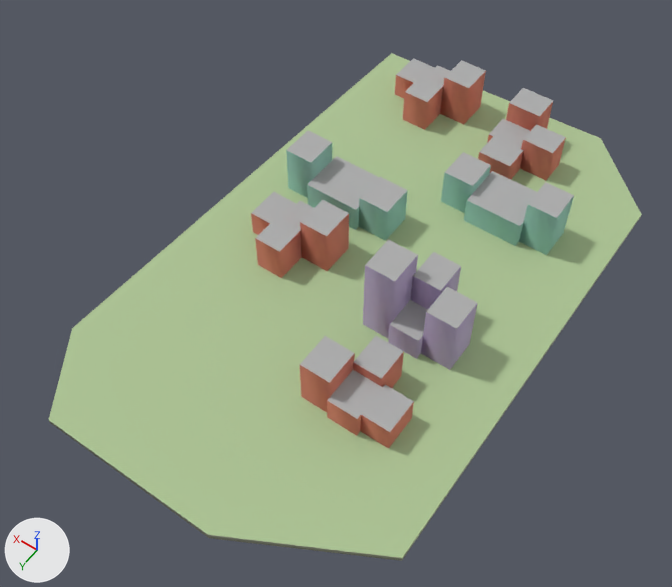
What one commit did to the glTF model godot_project/remake/sky/islands/SKY-057.lod2.glb.
One viewpoint serves both versions: a 50 mm camera at (-84.5, 135.9, 193.7) aimed at (6.7, 8.2, -7.0). Arrows for +X, +Y and +Z are at lower left; the lights stay in place. The older version comes first.

Script lines for the objects in view, before the commit:
```python
me_buildings = bpy.data.meshes.new('buildings')
me_buildings.from_pydata(...)  # 206 vertices, 260 faces; spans x -35.4..37.2, y -74.7..44.4, z -0.5..23.7
me_buildings.materials.append(mat_sky_lod_bldg)
me_deck = bpy.data.meshes.new('deck')
me_deck.from_pydata(...)  # 8 vertices, 7 faces; spans x -50.0..52.0, y -82.0..84.0, z 0.0
me_deck.materials.append(mat_sky_deck)
me_rock = bpy.data.meshes.new('rock')
me_rock.from_pydata(...)  # 23 vertices, 37 faces; spans x -50.0..52.0, y -82.0..84.0, z -33.0..0.0
me_rock.materials.append(mat_sky_rock)
ob_buildings = bpy.data.objects.new('buildings', me_buildings)
ob_buildings.location = (0.0, 0.0, 0.0)
ob_deck = bpy.data.objects.new('deck', me_deck)
ob_deck.location = (0.0, 0.0, 0.0)
ob_rock = bpy.data.objects.new('rock', me_rock)
ob_rock.location = (0.0, 0.0, 0.0)
```
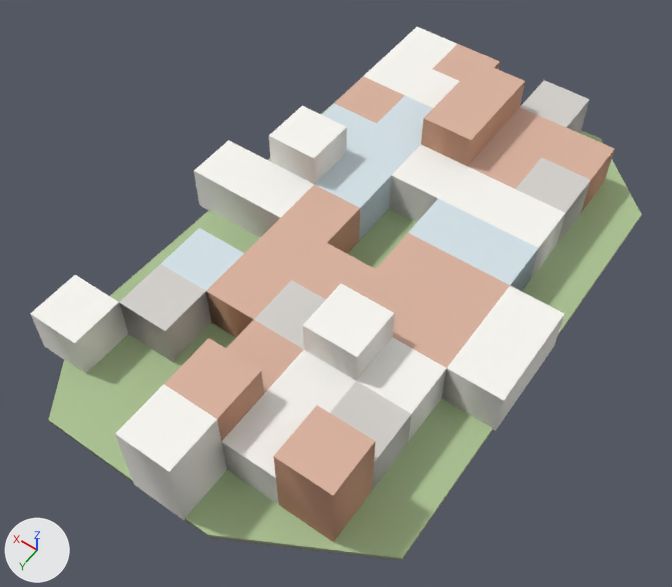
What differs and where, as boxes (x1, y1, x2, y2) in the pictures (672 x 587 px):
'warren_hull', added
    after: (30, 27, 615, 542)
'buildings', deleted
    before: (251, 58, 574, 449)
'deck', unchanged, covered by the edit
    before: (49, 53, 642, 558)
    after: (49, 101, 642, 558)

The change, as a list of edits to the scene's bpy script:
```text
Add me_warren_hull:
    me_warren_hull.from_pydata(...)  # 147 vertices, 310 faces; spans x -51.0..54.0, y -81.0..84.0, z 0.0..23.0
    me_warren_hull.materials.append(mat_sky_lod_bldg)
Remove ob_buildings:
    ob_buildings = bpy.data.objects.new('buildings', me_buildings)
    ob_buildings.location = (0.0, 0.0, 0.0)
Add ob_warren_hull:
    ob_warren_hull = bpy.data.objects.new('warren_hull', me_warren_hull)
    ob_warren_hull.location = (0.0, 0.0, 0.0)
```
